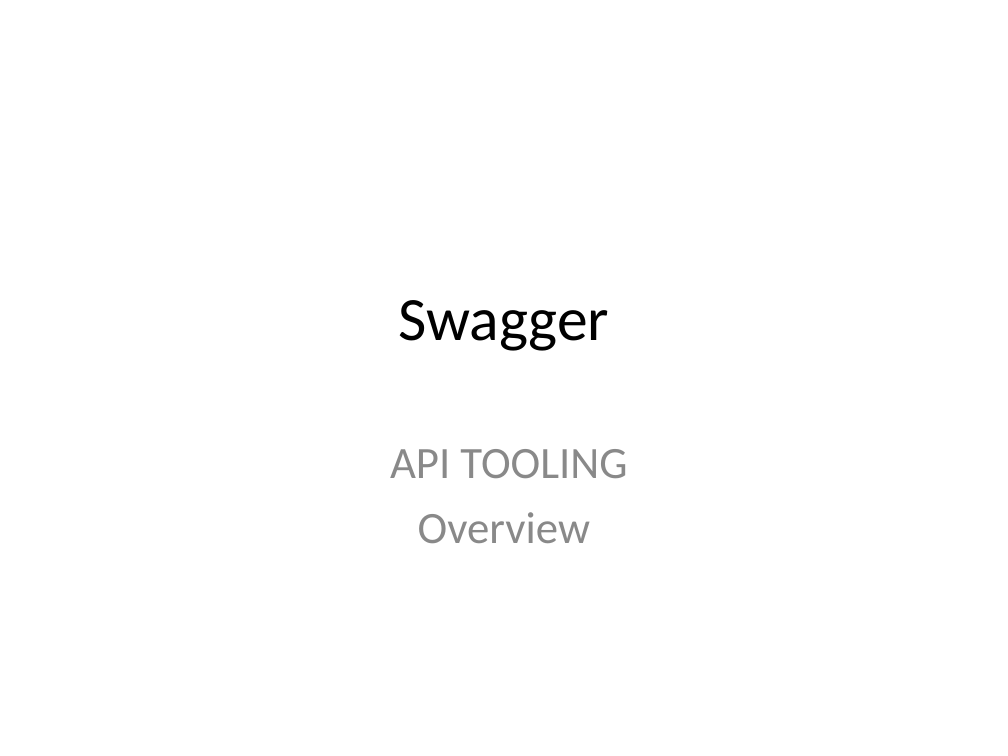
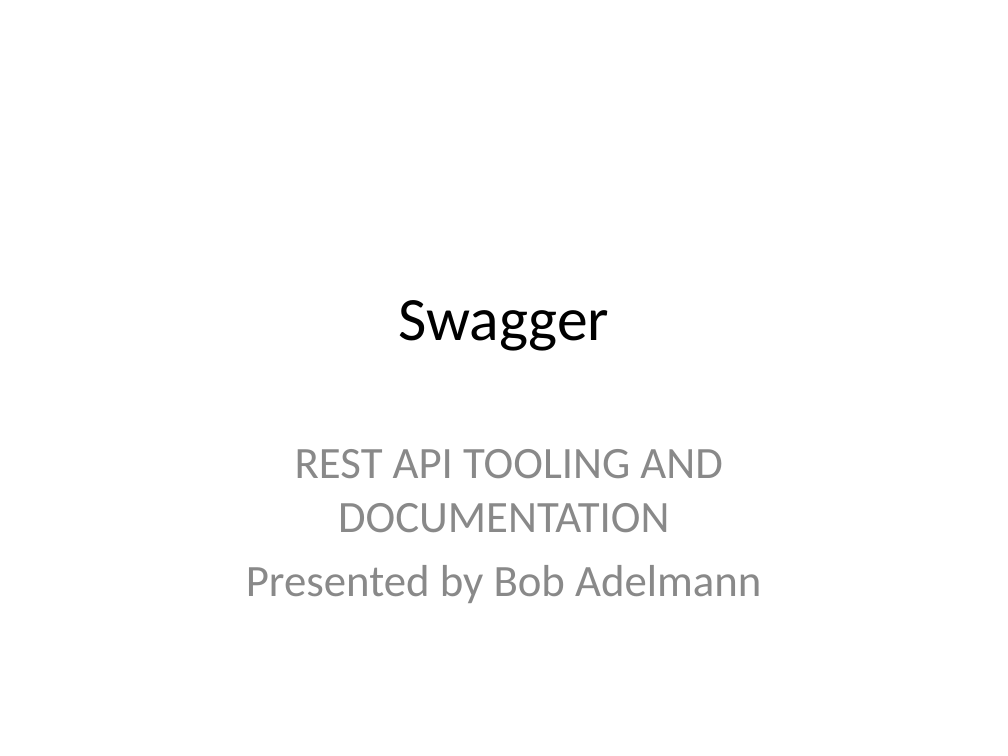
Before and after one commit to bobwares/training, a slide deck: slide 1 of presentations/Swagger-overview.ppt. Drawn at 1008x756 pixels with LibreOffice and Linux fonts; fonts in the diff are those of the drawing. Boxes give left, top, right and bottom in pixels: in the first picture for what was removed or moved away, otherwise in the second. Text is boxed around its words. In the diff, an @@ line names an element or a change of style, - is before the commit and + after.

Commit message:
Swagger Presentation:

```diff
--- a/presentations/Swagger-overview.ppt
+++ b/presentations/Swagger-overview.ppt
@@ subtitle at [246, 449, 761, 603]: text changed @@
-API TOOLING
-Overview
+REST API TOOLING AND DOCUMENTATION
+Presented by Bob Adelmann
```
Also in this commit, not shown: 2 other slides changed, 17 slides added, 4 slides removed, 5 other files.
